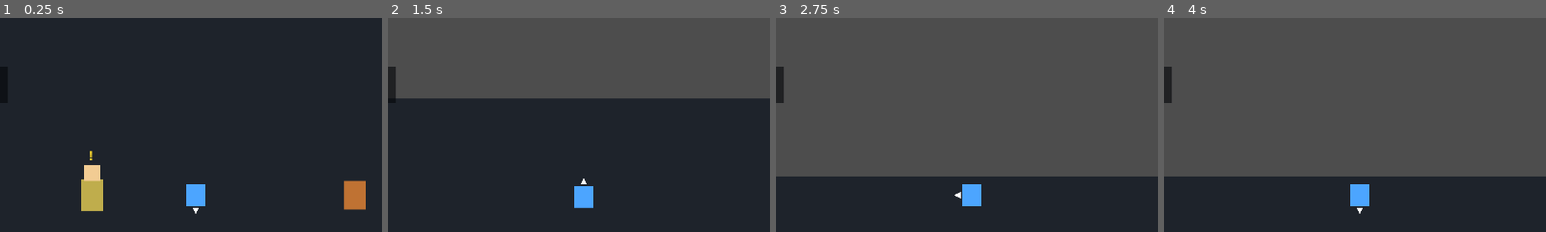
Above: before the commit, frames 1-4 (left to right).
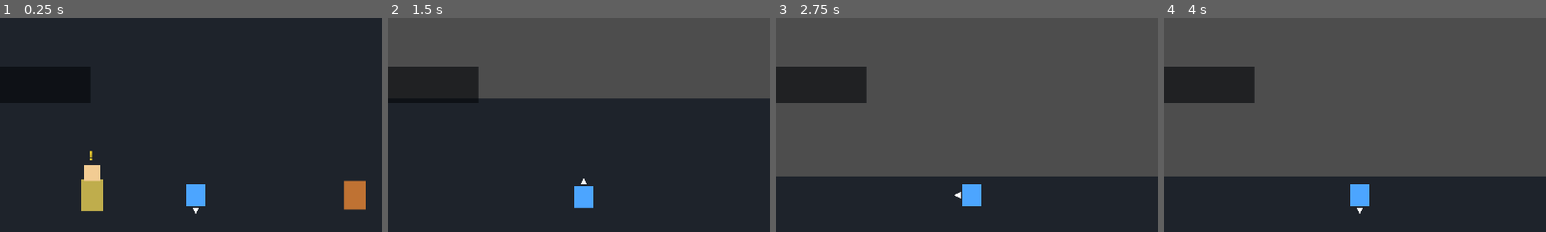
Above: after the commit, the same moments.

Repository: kikajima/dragonballsoullegacy
Game: Godot game, scene res://scenes/bootstrap/bootstrap.tscn
The game is run twice, just before and just after one commit, with the same random seed, the same clock (stepped at 60 frames per second) and the same inputs.
Inputs:
- Up to frame 1 (0.25 s): no input
- Up to frame 2 (1.5 s): tap Enter (ui_accept) at 0.5, 0.77 s; hold W (move_up) from 0.53 s (still down); tap J (attack) at 0.6 s; tap Shift (block) at 1.35 s
- Up to frame 3 (2.75 s): tap Enter (ui_accept) at 1.52 s; release W (move_up) at 2.03 s; hold A (move_left) from 2.03 s (still down); hold L (charge_ki) from 2.03 s (still down)
- Up to frame 4 (4 s): tap Enter (ui_accept) at 2.75, 3.02, 3.77 s; release L (charge_ki) at 2.78 s; tap Space (dash) at 2.85 s; release A (move_left) at 3.53 s; hold S (move_down) from 3.53 s (still down); hold E (interact) from 3.53 s (still down)
The pictures show only the part of the screen within x 24-74%, y 9-59%; the shares and areas given below are measured in that part.

The runs differ from the first frame. In frame 2, 3.3% of the frame differs, in the area x 2-24%, y 22-38%; in frame 3, 3.7%, in the area x 2-24%, y 22-40%; in frame 4, 3.7%.

Commit message:
ui: widen special attack HUD for full technique names and charge hints

Diff:
--- a/ui/abilities/special_attack_hud.tscn
+++ b/ui/abilities/special_attack_hud.tscn
@@ -6,7 +6,7 @@
 layout_mode = 0
 offset_left = 12.0
 offset_top = 54.0
-offset_right = 122.0
+offset_right = 174.0
 offset_bottom = 77.0
 mouse_filter = 2
 script = ExtResource("1_hud")
@@ -25,7 +25,7 @@
 layout_mode = 0
 offset_left = 4.0
 offset_top = 1.0
-offset_right = 106.0
+offset_right = 158.0
 offset_bottom = 11.0
 text = "Kamehameha"
 theme_override_font_sizes/font_size = 6
